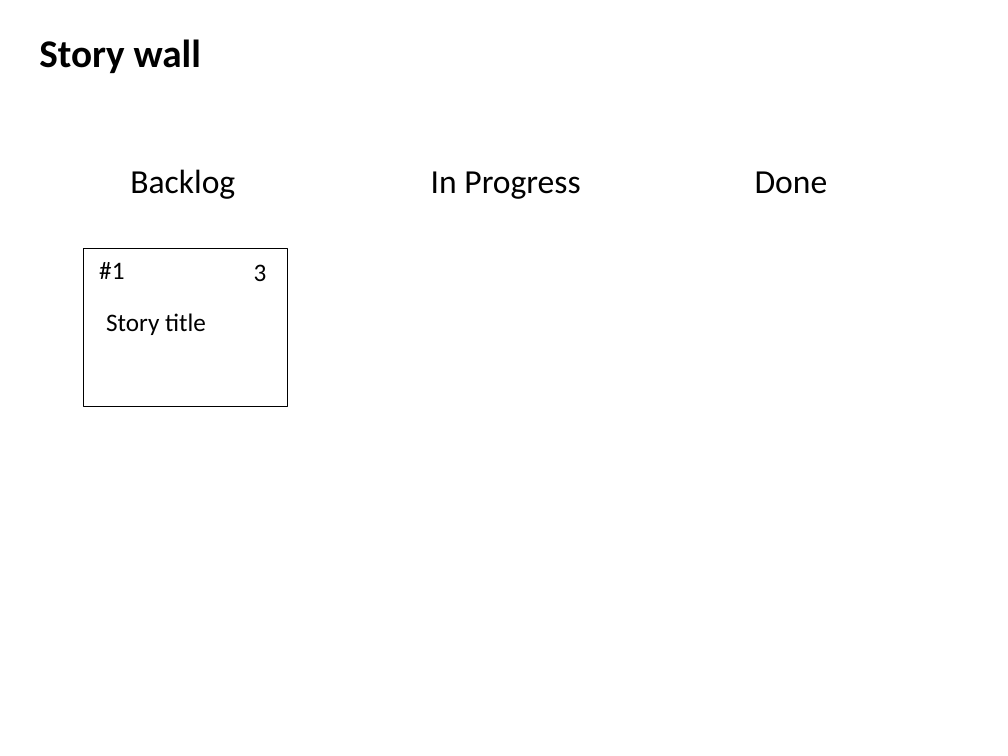
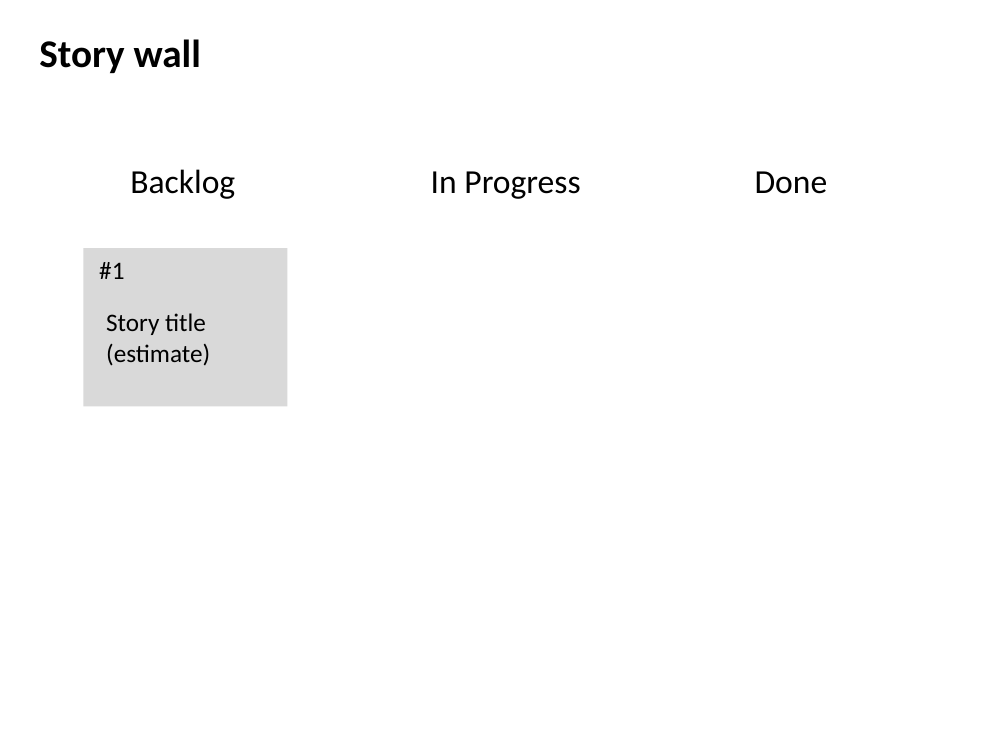
Before and after one commit to akash/story-wall, a slide deck: slide 26 of prog_java_talk.pptx (slide 25 before the commit). Drawn at 1008x756 pixels with LibreOffice and Linux fonts; fonts in the diff are those of the drawing. Boxes give left, top, right and bottom in pixels: in the first picture for what was removed or moved away, otherwise in the second. Text is boxed around its words. In the diff, an @@ line names an element or a change of style, - is before the commit and + after.

```diff
--- a/prog_java_talk.pptx
+++ b/prog_java_talk.pptx
@@ rectangle at [84, 248, 287, 406]: fill none to #D9D9D9; outline #000000 0.75 pt to none @@
@@ text removed at [254, 264, 267, 281] @@
-3
@@ text at [106, 344, 210, 366]: paragraph added @@
+(estimate)
```
Also in this commit, not shown: 2 other slides changed, 1 slide added.
